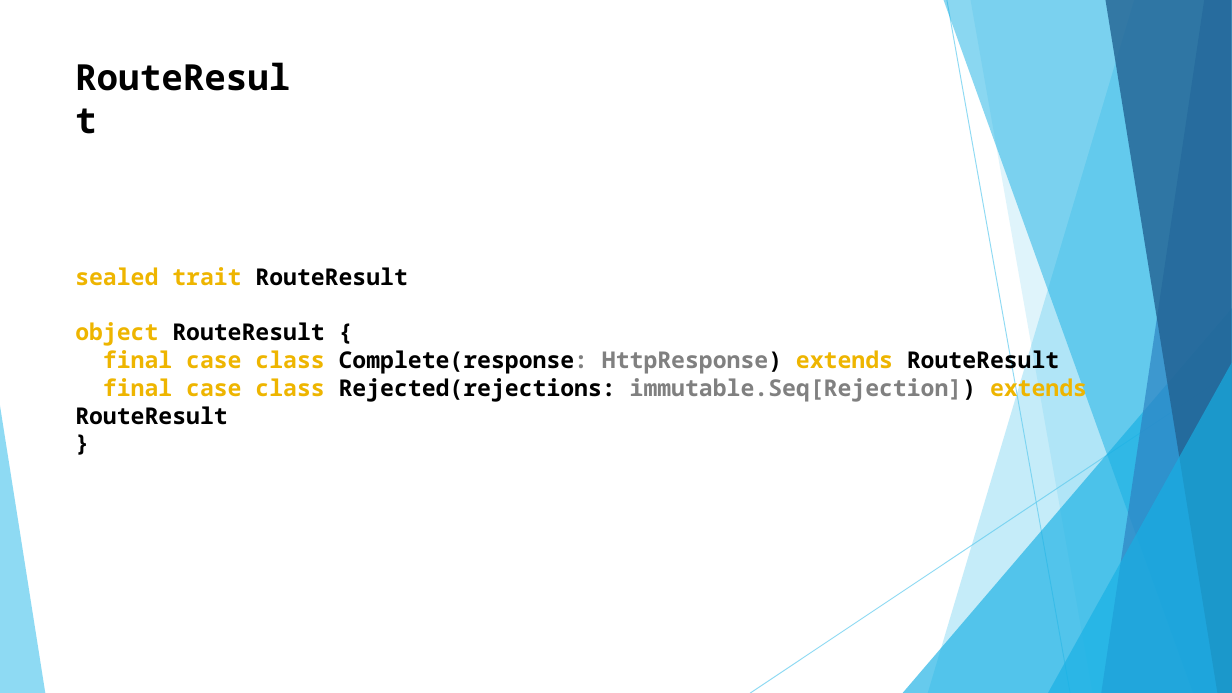
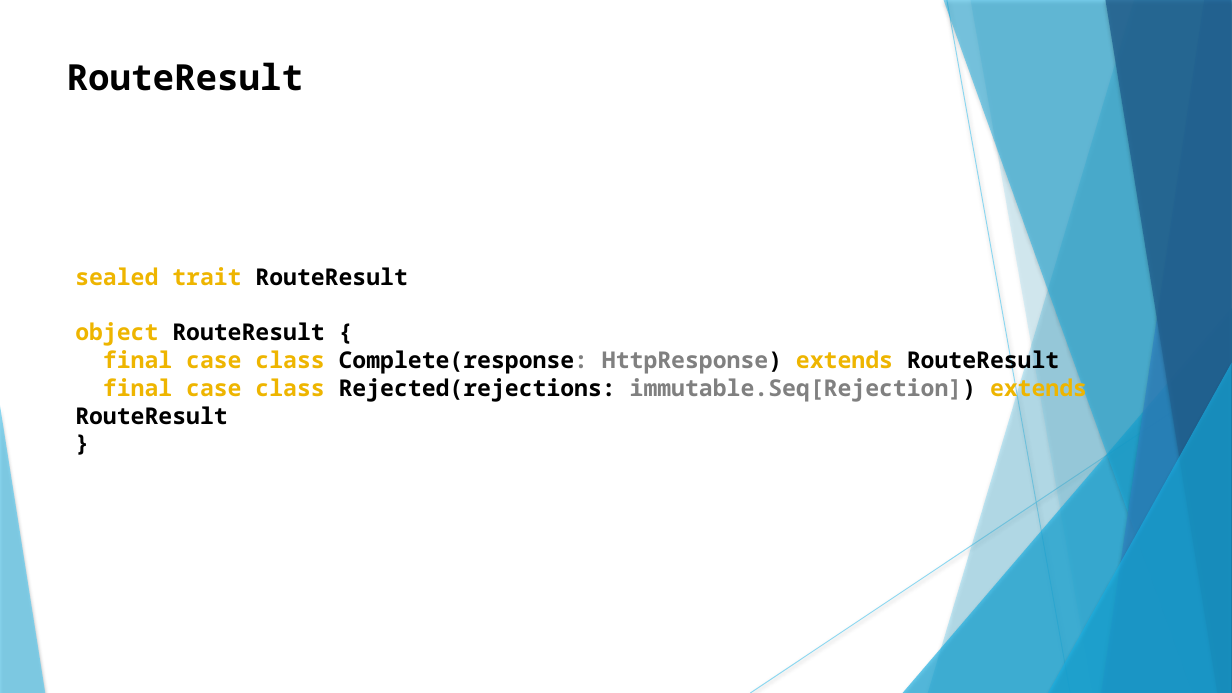
Before and after one commit to gmax-ws/akka-hhtp-microservice, a slide deck: slide 6 of presentation/reactive-microservice.pptx. Drawn at 1232x693 pixels with LibreOffice and Linux fonts; fonts in the diff are those of the drawing. Boxes give left, top, right and bottom in pixels: in the first picture for what was removed or moved away, otherwise in the second. Text is boxed around its words. In the diff, an @@ line names an element or a change of style, - is before the commit and + after.

```diff
--- a/presentation/reactive-microservice.pptx
+++ b/presentation/reactive-microservice.pptx
@@ line (947, 0) - (1070, 693): stroke #5FCBEF 0.75 pt to #5FCBEF 0.74 pt @@
@@ freeform shape at box(970, 0, 1232, 693): shadow on; outline redrawn @@
@@ text "RouteResult" rewrapped from box(67, 50, 304, 103) to box(67, 62, 304, 91) @@
@@ line (1232, 372) - (750, 693): stroke #5FCBEF 0.75 pt to #5FCBEF 0.74 pt @@
@@ shadow on in 7 elements at box(928, 0, 1232, 693), box(903, 308, 1232, 693), box(944, 0, 1232, 693), box(1102, 0, 1232, 693), box(1105, 0, 1232, 693), box(1048, 363, 1232, 693), box(0, 406, 45, 693) @@
```
Also in this commit, not shown: 21 other slides changed, 4 other files.
